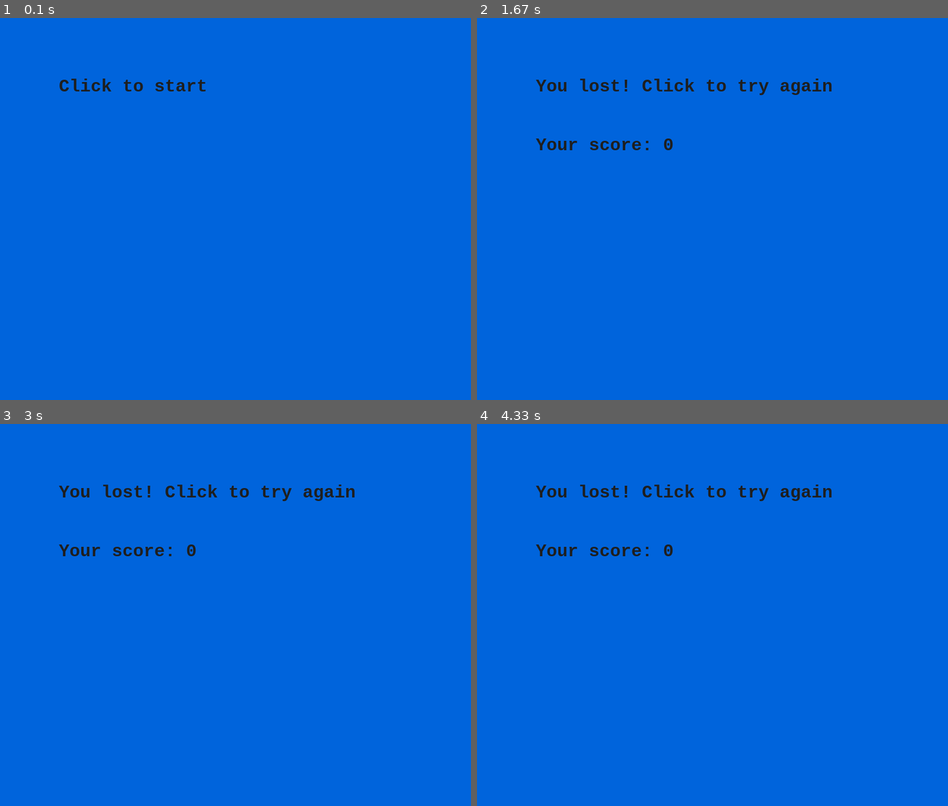
Above: before the commit, frames 1-4 (two rows, left to right).
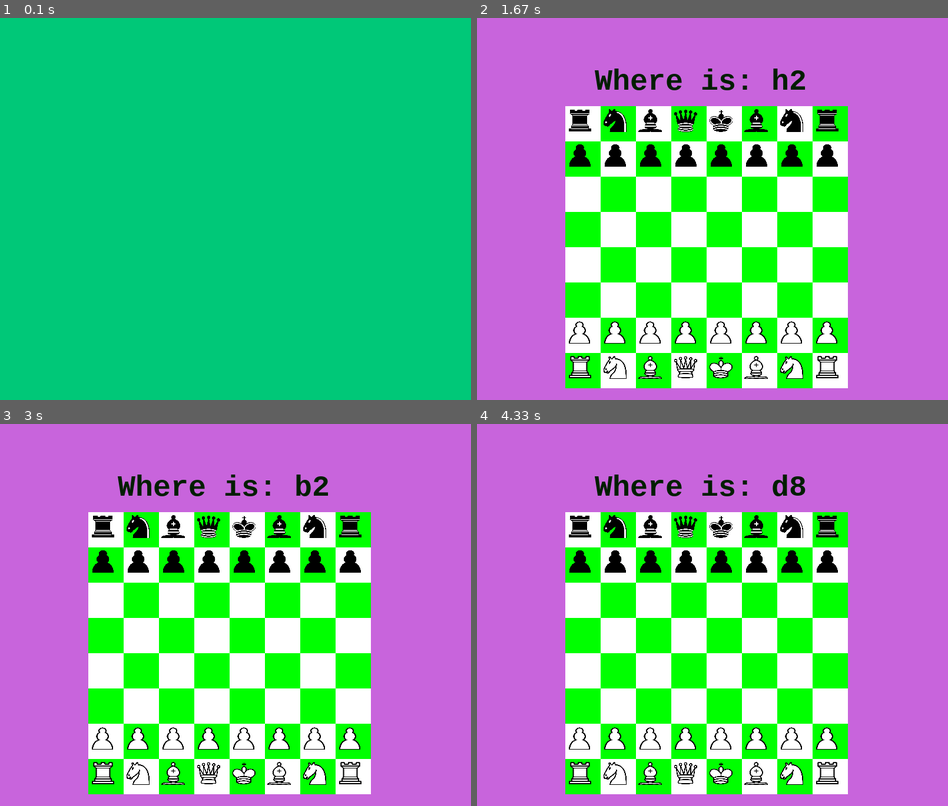
Above: after the commit, the same moments.

Repository: Paravati/LearningChessWithFun
Game: pygame game, started from chessBoardTest_15_09.py
Same seed, same stepped clock (60 frames per second), same inputs: the game is played once before the commit and once after it.
Inputs (mouse positions are in pixels of both pictures, inside the frame that each line leads up to):
- Up to frame 1 (0.1 s): no input
- Up to frame 2 (1.67 s): click (712, 209) at 0.38 s; click (712, 235) at 0.72 s; click (566, 151) at 1.05 s; click (769, 243) at 1.38 s
- Up to frame 3 (3 s): click (122, 538) at 1.72 s; click (235, 660) at 2.05 s; click (357, 676) at 2.38 s; click (357, 580) at 2.72 s
- Up to frame 4 (4.33 s): click (858, 607) at 3.05 s; click (561, 565) at 3.38 s; click (571, 485) at 3.72 s; click (580, 657) at 4.05 s

The runs differ from the first frame. In frame 1, 100% of the frame differs, in the area x 0-100%, y 0-100%; in frame 2, 100%; in frame 3, 100%; in frame 4, 100%.

Commit message:
added additional surface which will be main menu in the future

Diff:
--- a/chessBoardTest_15_09.py
+++ b/chessBoardTest_15_09.py
@@ -3,6 +3,25 @@
 import pygame
 import numpy as np
 import random
+
+def mainMenu():
+    pygame.init()
+    surface = pygame.display.set_mode((800, 650))
+    colorOfTheSurface = (0, 200, 120)
+    surface.fill(colorOfTheSurface)
+    isNewGame = True
+    myFont = pygame.font.SysFont("Courier", 30, bold=True)
+    while True:
+        surface.fill(colorOfTheSurface)
+        ev = pygame.event.poll()
+
+        if ev.type == pygame.QUIT:
+            break
+        if ev.type == pygame.MOUSEBUTTONDOWN:
+            startGame()
+        pygame.display.flip()  # displaying pygame window
+
+    pygame.quit()
 
 
 def startGame():
@@ -12,7 +31,7 @@
     surface.fill(colorOfTheSurface)
     isNewGame = True
     myFont = pygame.font.SysFont("Courier", 30, bold=True)
-    userPoints = None
+    userPoints = 0
     while True:
         surface.fill(colorOfTheSurface)
         ev = pygame.event.poll()
@@ -33,7 +52,7 @@
             surface.blit(text1, (100, 200))
 
         pygame.display.flip()  # displaying pygame window
-    pygame.quit()
+    # pygame.quit()
 
 
 def draw_board(the_board):
@@ -180,7 +199,7 @@
 
 
 if __name__ == "__main__":
-    startGame()
+    mainMenu()    # startGame()
     # draw_board([6, 4, 2, 0, 5, 7, 1, 3])
 
     # draw_board([0, 5, 3, 1, 6, 4, 2])    # 7 x 7 to test window size
